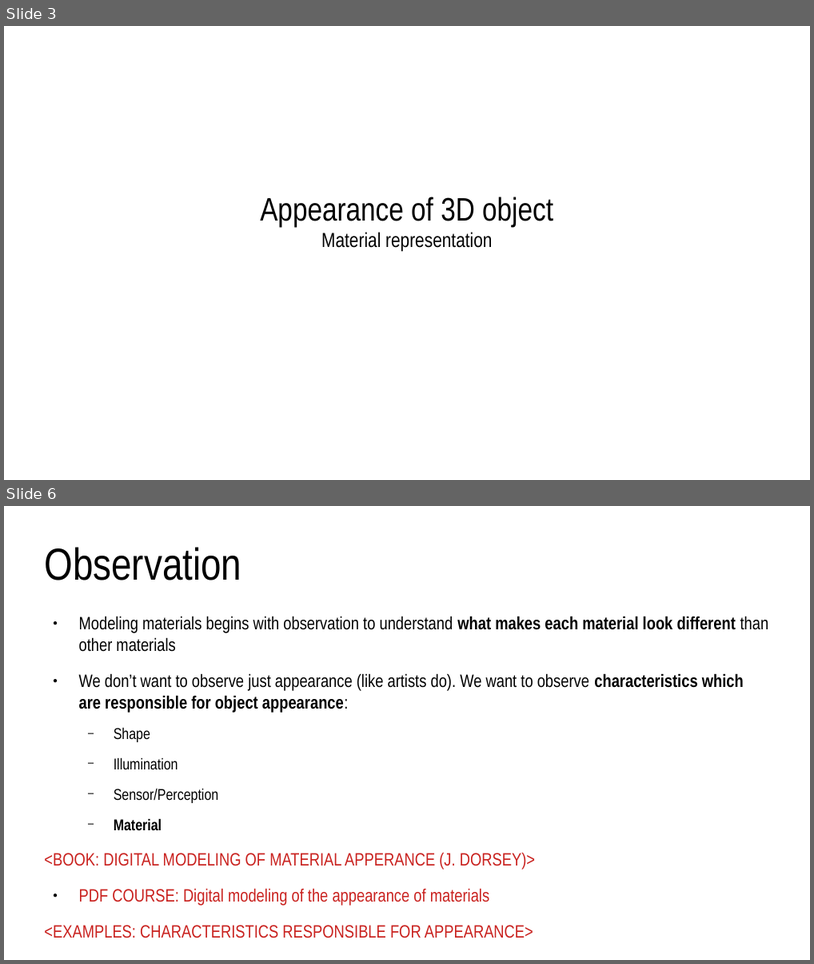
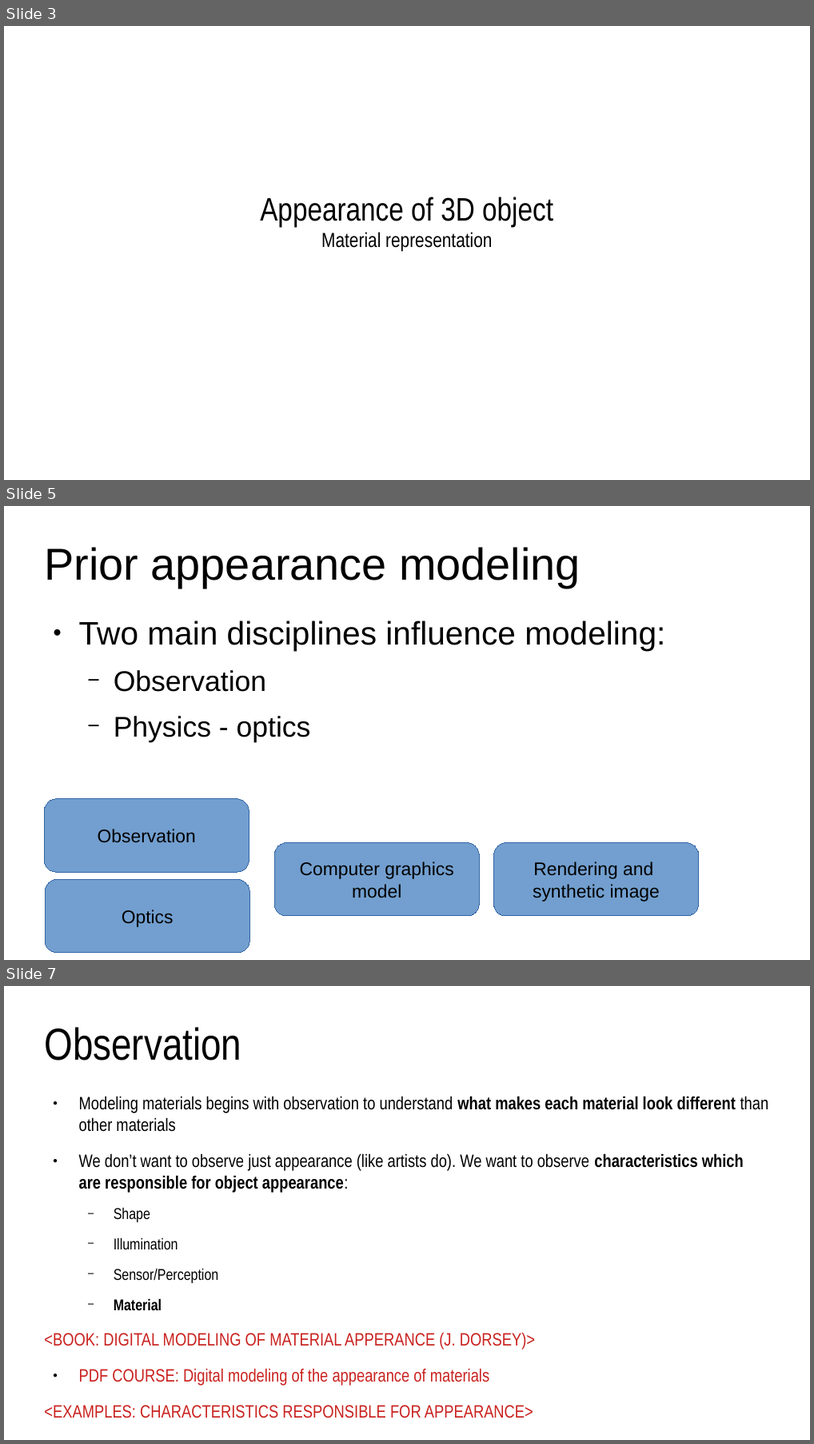
Before and after one commit to lorentzo/IntroductionToComputerGraphics, a slide deck: lectures/3_foundations_3d_scene/3_2_2_3D_models_material.odp. Shown one above the other, each under a label of ours: slides 3 and 6 before the commit, slides 3, 5 and 7 after it; the slides between them are not shown. The pictures are 814x964 and 814x1444 pixels, drawn with LibreOffice and Linux fonts; fonts in the diff are those of the drawing. Boxes give left, top, right and bottom in pixels: in the first picture for what was removed or moved away, otherwise in the second. Text is boxed around its words. In the diff, an @@ line names an element or a change of style, - is before the commit and + after.

```diff
--- a/lectures/3_foundations_3d_scene/3_2_2_3D_models_material.odp
+++ b/lectures/3_foundations_3d_scene/3_2_2_3D_models_material.odp
@@ slide 5 added at bbox=[4, 506, 810, 960], background #FFFFFF @@
@@ title added at bbox=[44, 547, 581, 588], 44 pt, text #000000 @@
+Prior appearance modeling
@@ text added at bbox=[79, 620, 666, 742], 32 pt, text #000000 @@
+● Two main disciplines influence modeling:
+  − Observation
+  − Physics - optics
@@ rounded rectangle added at bbox=[44, 799, 249, 872], fill #729FCF, outline #3465A4 0 pt, 18 pt, text #000000 @@
+Observation
@@ rounded rectangle added at bbox=[274, 843, 480, 916], fill #729FCF, outline #3465A4 0 pt, 18 pt, text #000000 @@
+Computer graphics
+model
@@ rounded rectangle added at bbox=[494, 843, 699, 916], fill #729FCF, outline #3465A4 0 pt, 18 pt, text #000000 @@
+Rendering and
+synthetic image
@@ rounded rectangle added at bbox=[45, 879, 250, 952], fill #729FCF, outline #3465A4 0 pt, 18 pt, text #000000 @@
+Optics
@@ what was slide 6 is now slide 7 @@
```
Also in this commit, not shown: 5 slides changed, 7 other slides added, 10 other files.
